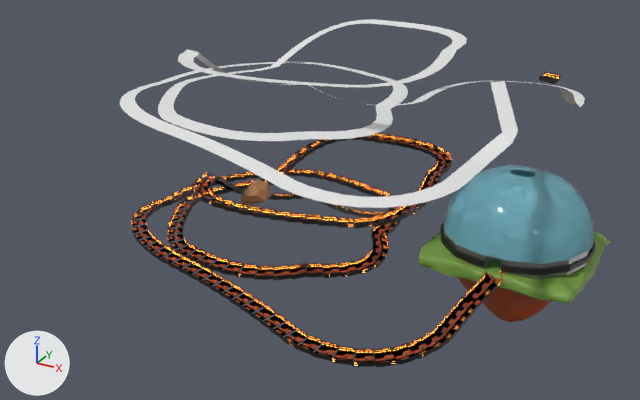
What one commit did to the Blender file Assets/Models/Map.blend.
Before and after are seen from a 50 mm lens placed at (31.0, -100.0, 49.3), pointed at (-18.9, -9.4, 4.0). The axes (+X, +Y, +Z) are drawn at lower left. The lights are the same throughout.
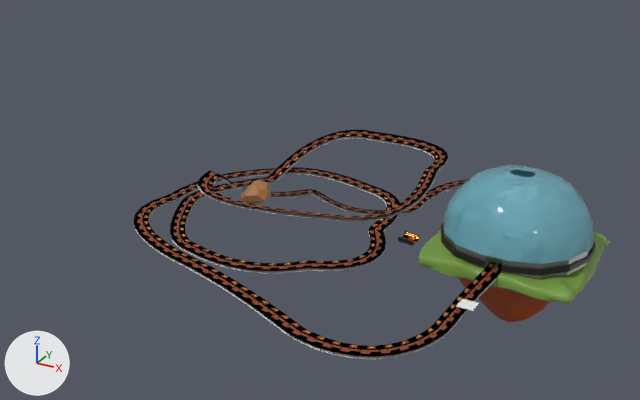
ob_beziercurve_001 is not drawn itself; it is used by a modifier of ob_plane_002.

Location of each change, [x1, y1, x2, y2] in pixels of the pictures (640 x 400 px):
'Plane.008', reshaped, moved, modifiers changed: before [131, 133, 502, 367]; after [398, 231, 420, 246]
'Plane.002', reshaped, moved, modifiers changed: before [120, 19, 585, 208]; after [136, 137, 496, 359]
'Racing Track', added: after [134, 130, 502, 357]
    faces in mat_road_texture: [134, 130, 502, 357]
    faces in mat_road_texture2: [137, 131, 499, 354]
    faces in mat_warning_texture (picture img_warning_gradient_png): [145, 135, 493, 348]
    faces in mat_material (dark grey #4b4b4b): [140, 132, 496, 351]
'Plane.004', reshaped, moved (9% wider, 7% shorter): before [539, 71, 560, 84]; after [456, 299, 479, 311]

Edits to the bpy script that builds the scene:
```text
Change me_plane_016:
    where me_plane_016.from_pydata(...)  # 498 vertices, 378 faces; spans x 3.84..5.92, y -8.52..-6.45, z -1.86..-1.05
    me_plane_016 part 1: the whole mesh is moved by (-4.88, 7.48, 1.45)
Change me_plane_004:
    remove me_plane_004.from_pydata(...)  # 498 vertices, 378 faces; spans x -0.99..1.09, y -1.07..1.0, z -0.34..0.47
    remove me_plane_004.materials.append(mat_yellow_glow)  # orange #e7792d
    remove me_plane_004.materials.append(mat_metalconstruction_002)  # black #444444
    remove me_plane_004.materials.append(mat_road_texture2)
    remove me_plane_004.materials.append(mat_warning_texture)  # picture img_warning_gradient_png
    remove me_plane_004.materials.append(mat_road_texture)
    remove me_plane_004.materials.append(mat_material)  # dark grey #4b4b4b
    add me_plane_004.from_pydata(...)  # 4 vertices, 1 face; spans x -1.0..1.0, y -1.0..1.0, z 0.0
    me_plane_004 part 2: 498 vertices removed from x -0.99..1.09, y -1.07..1.0, z -0.34..0.47; 4 vertices added at x -1.0..1.0, y -1.0..1.0, z 0.0
Change cu_beziercurve_001:
    where _sp = cu_beziercurve_001.splines.new('BEZIER'); _sp.bezier_points.add(21)
    remove _sp.bezier_points.foreach_set('co', [-0.012, 1.0, 0.0, -1.022, -4.181, -1.336, -1.185, -11.46, -1.336, -14.05, -19.95, -1.336, -35.07, -11.98, -1.336, -48.69, 3.007, -1.336, -40.32, 19.35, -1.336, -25.4, 19.81, -1.336, -18.16, 7.426, -1.336, -21.16, -5.802, -1.336, -36.74, -8.735, -1.336, -45.53, 2.409, -1.336, -39.67, 15.64, -1.336, -28.0, 28.21, 3.8, -15.01, 19.07, 3.8, -20.21, -1.817, 3.8, -41.1, 3.067, 3.8, -34.45, 18.76, -3.393, -20.7, 25.96, -6.296, -11.27, 43.96, -6.296, -0.276, 36.33, -6.296, -0.403, 19.46, 0.556])
    remove _sp.bezier_points.foreach_set('handle_left', [-0.518, 1.494, 0.0, -1.034, -3.181, -1.336, -1.197, -10.46, -1.336, -2.504, -23.0, -1.336, -23.52, -15.03, -1.336, -53.2, -8.048, -1.336, -50.22, 12.67, -1.336, -36.62, 23.87, -1.336, -17.21, 19.33, -1.336, -10.04, -1.47, -1.336, -25.38, -12.42, -1.336, -40.99, -8.631, -1.336, -47.71, 6.81, -1.336, -39.76, 30.29, 3.8, -13.58, 30.92, 3.8, -8.4, -0.0687, 3.8, -40.87, -8.869, 3.8, -41.39, 9.049, -3.393, -27.65, 16.25, -6.296, -22.87, 41.15, -6.296, 0.395, 48.25, -6.296, 0.034, 31.38, 0.0469])
    remove _sp.bezier_points.foreach_set('handle_right', [0.494, 0.506, 0.0, -1.01, -5.181, -1.336, -1.173, -12.46, -1.336, -15.01, -19.7, -1.336, -36.03, -11.72, -1.336, -48.31, 3.932, -1.336, -39.49, 19.91, -1.336, -24.46, 19.47, -1.336, -18.24, 6.429, -1.336, -22.09, -6.165, -1.336, -37.69, -8.426, -1.336, -45.91, 3.333, -1.336, -38.99, 16.38, -1.336, -27.02, 28.04, 3.8, -15.13, 18.08, 3.8, -21.2, -1.963, 3.8, -41.12, 4.067, 3.8, -33.86, 19.57, -3.393, -20.12, 26.77, -6.296, -10.3, 44.19, -6.296, -0.332, 35.33, -6.296, -0.439, 18.47, 0.599])
    add _sp.bezier_points.foreach_set('co', [0.0, 2.845, -0.366, -1.022, -4.181, -1.336, -1.185, -11.46, -1.336, -14.05, -19.95, -1.336, -35.07, -11.98, -1.336, -48.69, 3.007, -1.336, -40.32, 19.35, -1.336, -25.4, 19.81, -1.336, -18.16, 7.426, -1.336, -21.16, -5.802, -1.336, -36.74, -8.735, -1.336, -45.53, 2.409, -1.336, -39.67, 15.64, -1.336, -28.0, 28.21, 3.8, -15.01, 19.07, 3.8, -20.21, -1.817, 3.8, -41.1, 3.067, 3.8, -34.45, 18.76, -3.393, -20.7, 25.96, -6.296, -11.27, 43.96, -6.296, -0.276, 36.33, -6.296, -0.403, 19.46, 0.556])
    add _sp.bezier_points.foreach_set('handle_left', [-0.107, 3.544, -0.366, -1.034, -3.181, -1.336, -1.197, -10.46, -1.336, -2.504, -23.0, -1.336, -23.52, -15.03, -1.336, -53.2, -8.048, -1.336, -50.22, 12.67, -1.336, -36.62, 23.87, -1.336, -17.21, 19.33, -1.336, -10.04, -1.47, -1.336, -25.38, -12.42, -1.336, -40.99, -8.631, -1.336, -47.71, 6.81, -1.336, -39.76, 30.29, 3.8, -13.58, 30.92, 3.8, -8.4, -0.0687, 3.8, -40.87, -8.869, 3.8, -41.39, 9.049, -3.393, -27.65, 16.25, -6.296, -22.87, 41.15, -6.296, 0.395, 48.25, -6.296, 0.034, 31.38, 0.0469])
    add _sp.bezier_points.foreach_set('handle_right', [0.107, 2.146, -0.366, -1.01, -5.181, -1.336, -1.173, -12.46, -1.336, -15.01, -19.7, -1.336, -36.03, -11.72, -1.336, -48.31, 3.932, -1.336, -39.49, 19.91, -1.336, -24.46, 19.47, -1.336, -18.24, 6.429, -1.336, -22.09, -6.165, -1.336, -37.69, -8.426, -1.336, -45.91, 3.333, -1.336, -38.99, 16.38, -1.336, -27.02, 28.04, 3.8, -15.13, 18.08, 3.8, -21.2, -1.963, 3.8, -41.12, 4.067, 3.8, -33.86, 19.57, -3.393, -20.12, 26.77, -6.296, -10.3, 44.19, -6.296, -0.332, 35.33, -6.296, -0.439, 18.47, 0.599])
    add cu_beziercurve_001.eval_time = -1.0
Change ob_plane_008:
    remove _m = ob_plane_008.modifiers.new('Array', 'ARRAY')
    remove _m.fit_type = 'FIT_CURVE'
    remove _m.curve = ob_beziercurve
    remove _m = ob_plane_008.modifiers.new('Curve', 'CURVE')
    remove _m.object = ob_beziercurve
    ob_plane_008.location: (-1.1, -1.17, 0.0) -> (-8.07, -5.55, -0.49)
Remove ob_beziercurve_001:
    ob_beziercurve_001 = bpy.data.objects.new('BezierCurve.001', cu_beziercurve_002)
Change ob_plane_002:
    remove ob_plane_002.parent = ob_plane_004
    remove ob_plane_002.matrix_parent_inverse = Matrix(((1.0, 0.0, 0.0, -4.876), (0.0, 1.0, 0.0, -5.254), (0.0, 0.0, 1.0, -19.59), (0.0, 0.0, 0.0, 1.0)))
    ob_plane_002.location: (-9.725, -8.012, 16.32) -> (3.469, -7.918, -1.824)
    where _m = ob_plane_002.modifiers.new('Array', 'ARRAY')
    _m.curve: ob_beziercurve_001 -> ob_beziercurve
    add _m.relative_offset_displace = (0.0, -1.0, 0.0)
    where _m = ob_plane_002.modifiers.new('Curve', 'CURVE')
    _m.object: ob_beziercurve_001 -> ob_beziercurve
    add _m.deform_axis = 'NEG_Y'
Change ob_plane_004:
    ob_plane_004.location: (4.88, 5.25, 19.59) -> (3.63, -15.76, -1.67)
Add ob_racing_track:
    ob_racing_track = bpy.data.objects.new('Racing Track', me_plane_007)  # 184 vertices, 147 faces; spans x -0.87..1.14, y -1.09..0.91, z -0.06..0.02; in mat_warning_texture (picture img_warning_gradient_png), mat_material (dark grey #4b4b4b); modifiers ARRAY, CURVE
    ob_racing_track.location = (3.47, -8.93, -0.87)
```
